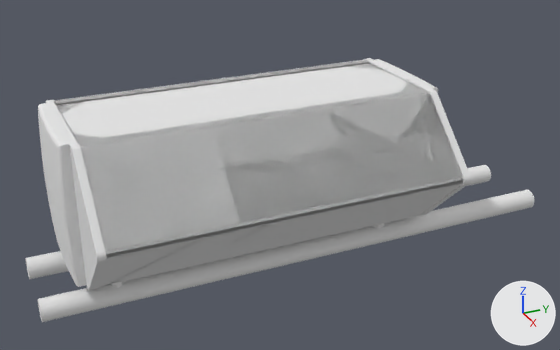
Renders of the Blender file Assets/Models/NewStrippedBoomHead/BoomHead.blend from each side of a commit.
Both versions are drawn from a 50 mm lens placed at (1.178, -0.126, 0.548), pointed at (0.002, 0.403, -0.04). The axes (+X, +Y, +Z) are drawn at lower right. The lights are the same throughout.

In view in the first picture: 'BoomHead', 'Panel1', 'Panel2', 'Panel3', 'Panel4', 'Panel5', 'ShelfRails', 'ShelfRailsBottomPosts'.
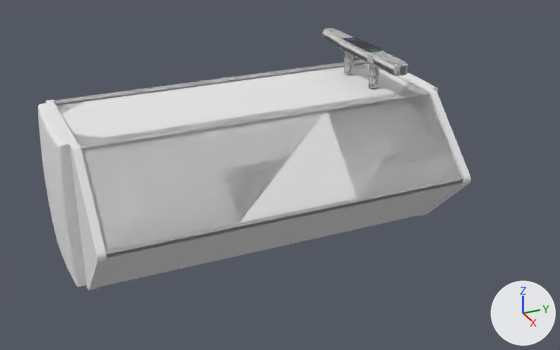
Boxes [x1, y1, x2, y2] around the edits, measured in the pictures (560 x 350 px):
'Panel1', hidden
    before: [81, 128, 240, 251]
'Panel2', hidden
    before: [212, 110, 358, 223]
'ShelfRails', hidden
    before: [25, 165, 535, 322]
'Panel3', hidden
    before: [328, 94, 463, 198]
'PullHandle', shown
    after: [323, 28, 408, 88]
'ShelfRailsBottomPosts', hidden
    before: [374, 223, 384, 228]
'Panel5', unchanged, covered by the edit
    before: [218, 206, 358, 260]
'Panel4', unchanged, covered by the edit
    before: [102, 231, 240, 286]

The change, as a diff of the scene's bpy script:
```diff
--- a/Assets/Models/NewStrippedBoomHead/BoomHead.blend.py
+++ b/Assets/Models/NewStrippedBoomHead/BoomHead.blend.py
@@ ob_panel2 @@
 ob_panel2.rotation_euler = (1.571, 0.785, 0.0)  # degrees (90, 45, 0)
+ob_panel2.hide_set(True)
@@ ob_panel1 @@
 ob_panel1.rotation_euler = (1.571, 0.785, 0.0)  # degrees (90, 45, 0)
+ob_panel1.hide_set(True)
@@ ob_panel3 @@
 ob_panel3.rotation_euler = (1.571, 0.785, 0.0)  # degrees (90, 45, 0)
+ob_panel3.hide_set(True)
@@ ob_shelfrails @@
 ob_shelfrails.rotation_euler = (1.571, -3.142, 0.0)  # degrees (90, -180, 0)
+ob_shelfrails.hide_set(True)
@@ ob_pullhandle @@
 ob_pullhandle.rotation_euler = (1.571, 0.0, 0.0)  # degrees (90, 0, 0)
-ob_pullhandle.hide_set(True)
@@ ob_shelfrailsbottomposts @@
 ob_shelfrailsbottomposts.rotation_euler = (1.571, -3.142, 0.0)  # degrees (90, -180, 0)
+ob_shelfrailsbottomposts.hide_set(True)
```
